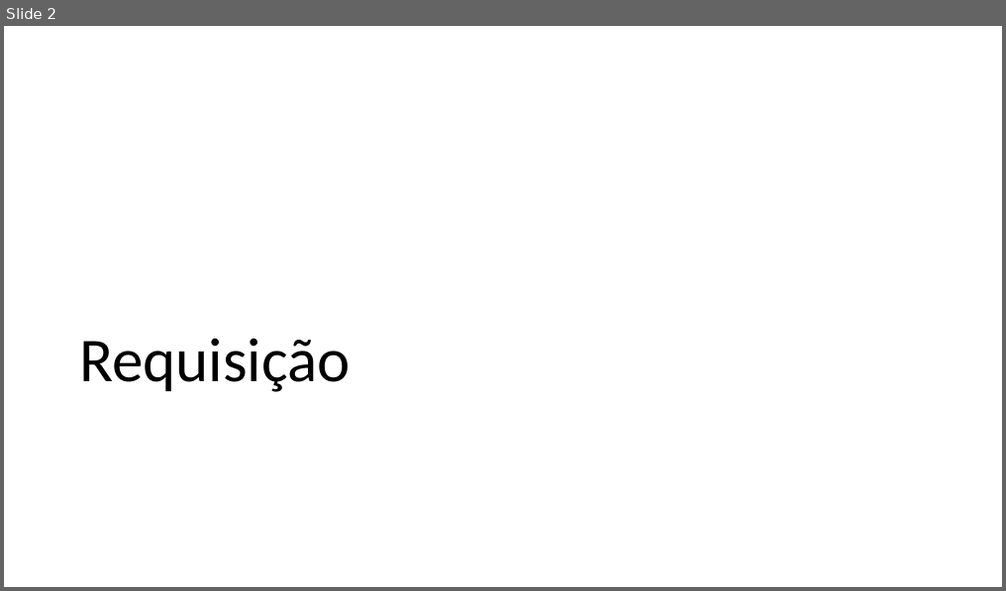
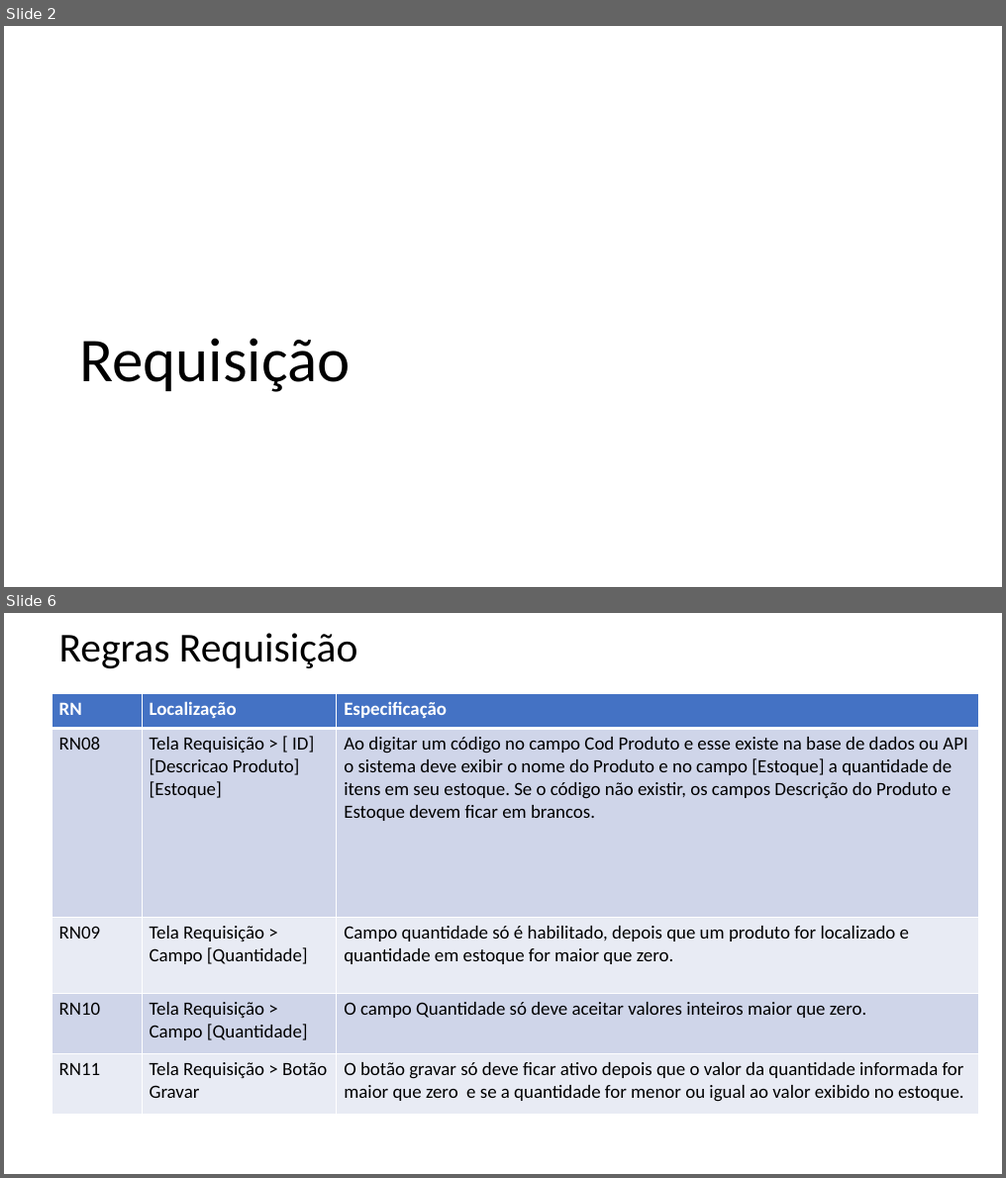
Before and after one commit to regymatrix/Almoxarifado, a slide deck: RegrasNegocio/RN_Requisitos.pptx. Shown one above the other, each under a label of ours: slide 2 before the commit, slides 2 and 6 after it; the slides between them are not shown. The pictures are 1006x591 and 1006x1178 pixels, drawn with LibreOffice and Linux fonts; fonts in the diff are those of the drawing. Boxes give left, top, right and bottom in pixels: in the first picture for what was removed or moved away, otherwise in the second. Text is boxed around its words. In the diff, an @@ line names an element or a change of style, - is before the commit and + after.

Commit message:
revisão Regras de negócio

```diff
--- a/RegrasNegocio/RN_Requisitos.pptx
+++ b/RegrasNegocio/RN_Requisitos.pptx
@@ slide 6 added at box(4, 613, 1002, 1174), background #FFFFFF @@
@@ title added at box(59, 633, 358, 668), 39.6 pt, text #000000 @@
+Regras Requisição
@@ table added at box(52, 693, 979, 1113), 5 rows, 3 columns @@
+RN | Localização | Especificação
+RN08 | Tela Requisição > [ ID] [Descricao Produto] [Estoque] | Ao digitar um código no campo Cod Produto e esse existe na base de dados ou API o sistema deve exibir o nome do Produto e no campo [Estoque] a quantidade de itens em seu estoque. Se o código não existir, os campos Descrição do Produto e Estoque devem ficar em brancos.
+RN09 | Tela Requisição > Campo [Quantidade] | Campo quantidade só é habilitado, depois que um produto for localizado e quantidade em estoque for maior que zero.
+RN10 | Tela Requisição > Campo [Quantidade] | O campo Quantidade só deve aceitar valores inteiros maior que zero.
+RN11 | Tela Requisição > Botão Gravar | O botão gravar só deve ficar ativo depois que o valor da quantidade informada for maior que zero e se a quantidade for menor ou igual ao valor exibido no estoque.
```
Also in this commit, not shown: 2 slides changed, 3 other slides added, 1 other file.
